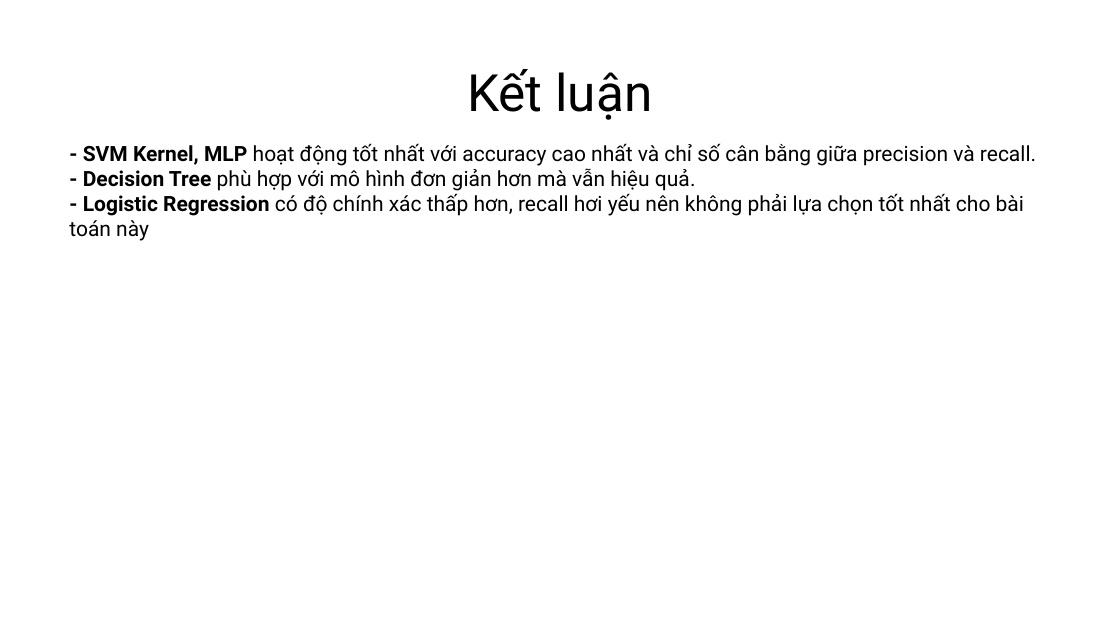
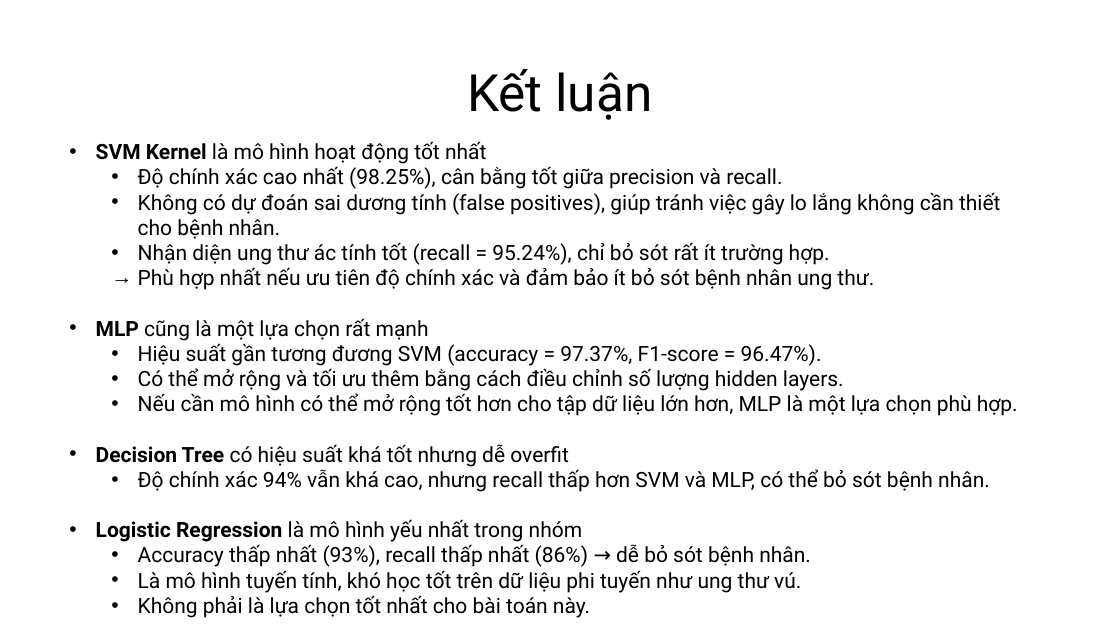
Before and after one commit to DrigerKhanh/MCS-Medical-Learning-Machine, a slide deck: slide 6 of report/KhanhCQ_BreastCancer.pptx. Drawn at 1120x630 pixels with LibreOffice and Linux fonts; fonts in the diff are those of the drawing. Boxes give left, top, right and bottom in pixels: in the first picture for what was removed or moved away, otherwise in the second. Text is boxed around its words. In the diff, an @@ line names an element or a change of style, - is before the commit and + after.

Commit message:
Update Decision tree, MLP and SVM algorithm and report

```diff
--- a/report/KhanhCQ_BreastCancer.pptx
+++ b/report/KhanhCQ_BreastCancer.pptx
@@ text at [96,141,1018,618]: text changed @@
-- SVM Kernel, MLP hoạt động tốt nhất với accuracy cao nhất và chỉ số cân bằng giữa precision và recall.
-- Decision Tree phù hợp với mô hình đơn giản hơn mà vẫn hiệu quả.
-- Logistic Regression có độ chính xác thấp hơn, recall hơi yếu nên không phải lựa chọn tốt nhất cho bài toán này
+• SVM Kernel là mô hình hoạt động tốt nhất
+  • Độ chính xác cao nhất (98.25%), cân bằng tốt giữa precision và recall.
+  • Không có dự đoán sai dương tính (false positives), giúp tránh việc gây lo lắng không cần thiết cho bệnh nhân.
+  • Nhận diện ung thư ác tính tốt (recall = 95.24%), chỉ bỏ sót rất ít trường hợp.
+  → Phù hợp nhất nếu ưu tiên độ chính xác và đảm bảo ít bỏ sót bệnh nhân ung thư.
+• MLP cũng là một lựa chọn rất mạnh
+  • Hiệu suất gần tương đương SVM (accuracy = 97.37%, F1-score = 96.47%).
+  • Có thể mở rộng và tối ưu thêm bằng cách điều chỉnh số lượng hidden layers.
+  • Nếu cần mô hình có thể mở rộng tốt hơn cho tập dữ liệu lớn hơn, MLP là một lựa chọn phù hợp.
+• Decision Tree có hiệu suất khá tốt nhưng dễ overfit
+  • Độ chính xác 94% vẫn khá cao, nhưng recall thấp hơn SVM và MLP, có thể bỏ sót bệnh nhân.
+• Logistic Regression là mô hình yếu nhất trong nhóm
+  • Accuracy thấp nhất (93%), recall thấp nhất (86%) → dễ bỏ sót bệnh nhân.
+  • Là mô hình tuyến tính, khó học tốt trên dữ liệu phi tuyến như ung thư vú.
+  • Không phải là lựa chọn tốt nhất cho bài toán này.
```
Also in this commit, not shown: 5 other slides changed, 3 other files.
